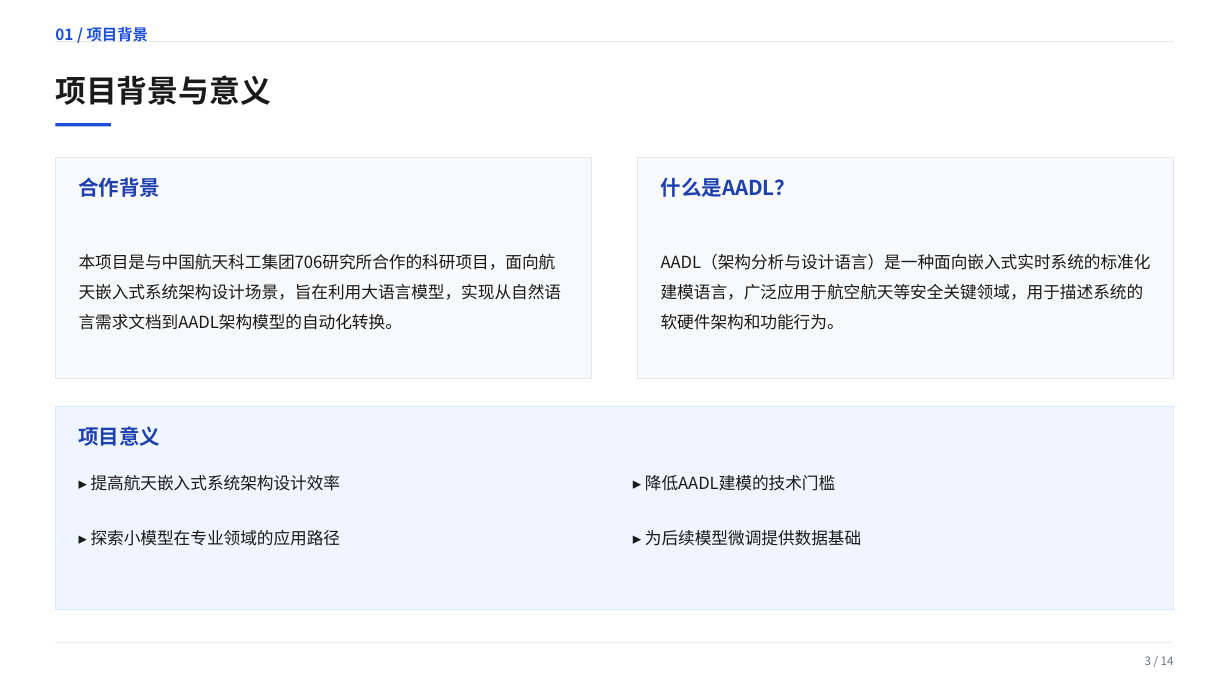
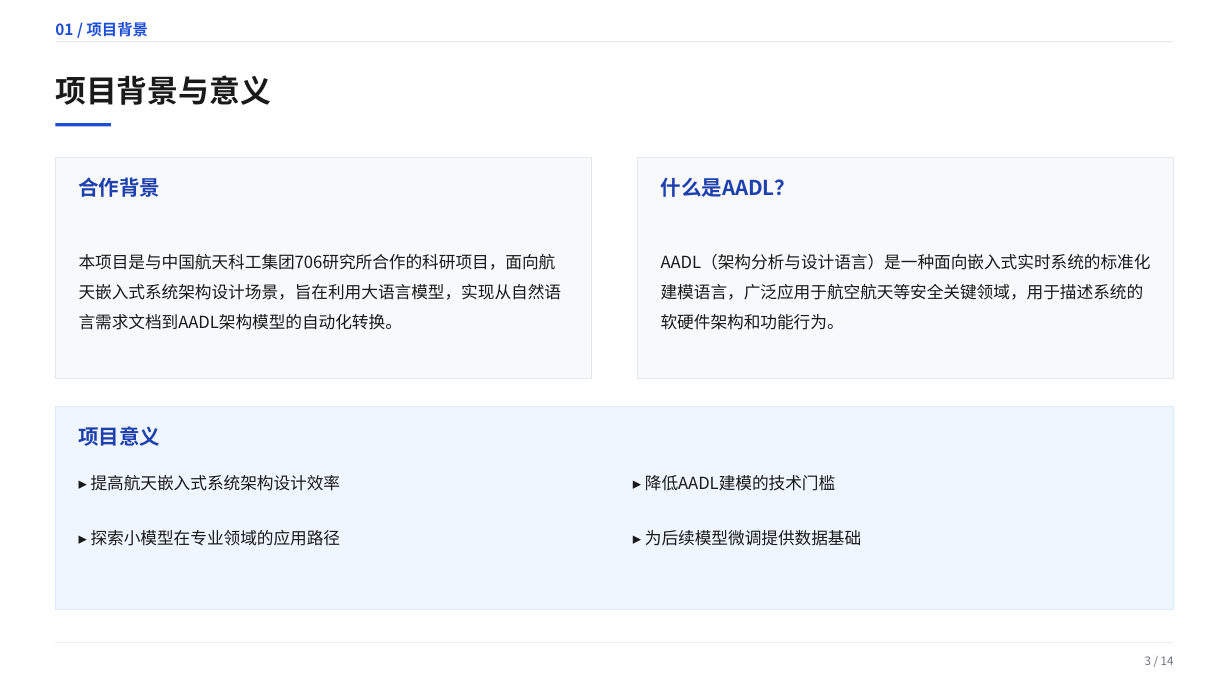
Before and after one commit to heliabc/aadl-agent, a slide deck: slide 3 of 实习答辩PPT .pptx. Drawn at 1232x693 pixels with LibreOffice and Linux fonts; fonts in the diff are those of the drawing. Boxes give left, top, right and bottom in pixels: in the first picture for what was removed or moved away, otherwise in the second. Text is boxed around its words. In the diff, an @@ line names an element or a change of style, - is before the commit and + after.

```diff
--- a/实习答辩PPT .pptx
+++ b/实习答辩PPT .pptx
@@ text "01 / 项目背景": place and size @@
-text "01 / 项目背景" at (55,27,149,42)
+text "01 / 项目背景" at (55,22,149,37)
```
Also in this commit, not shown: 7 other slides changed, 10 other files.
